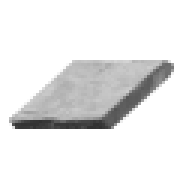
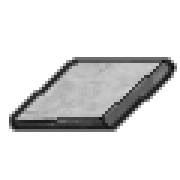
The second 180 x 180 image is a revision of the first. Changes to its layers:
added layer "outline" above "Pasted Layer" over [9, 57, 177, 132]
